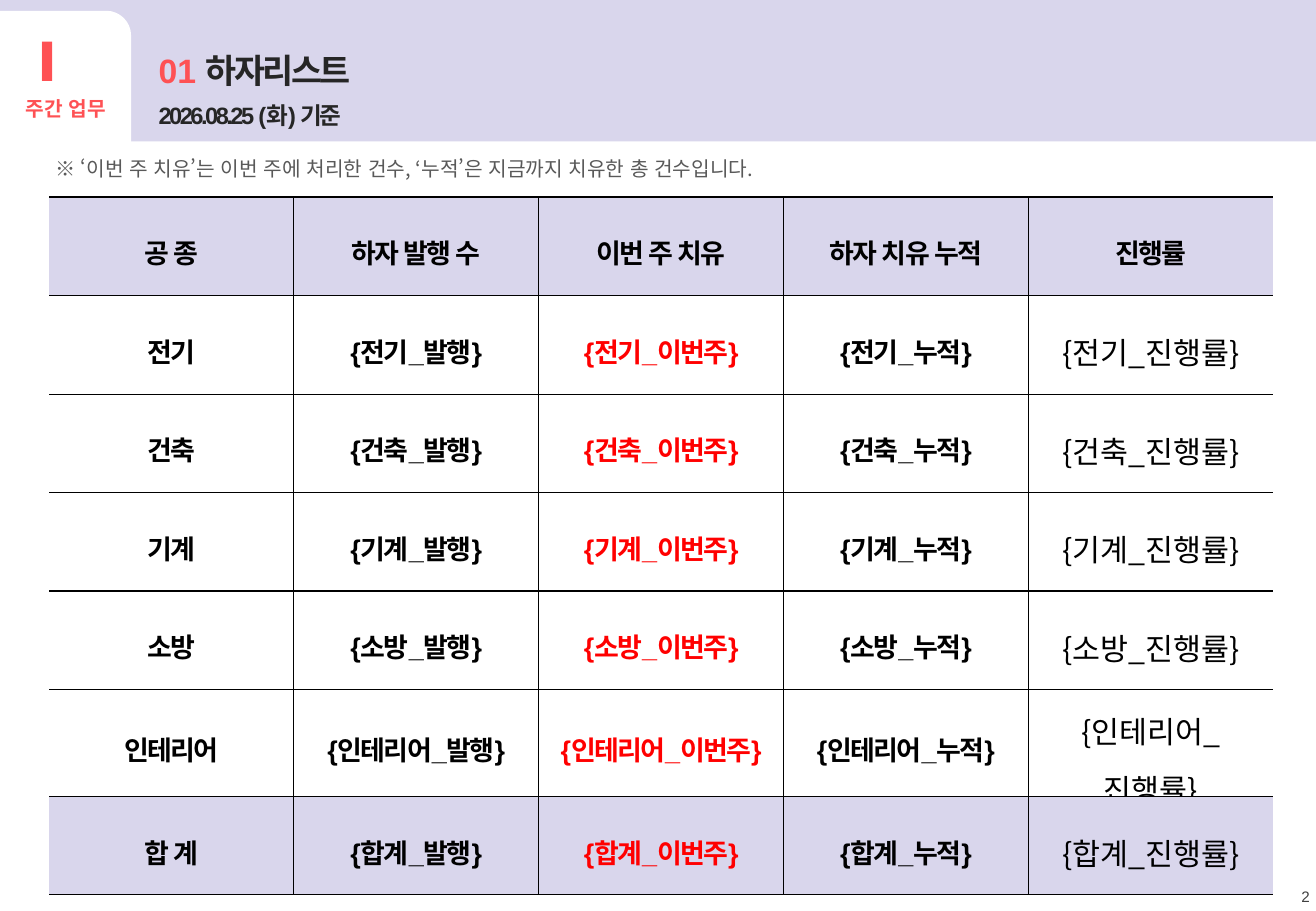
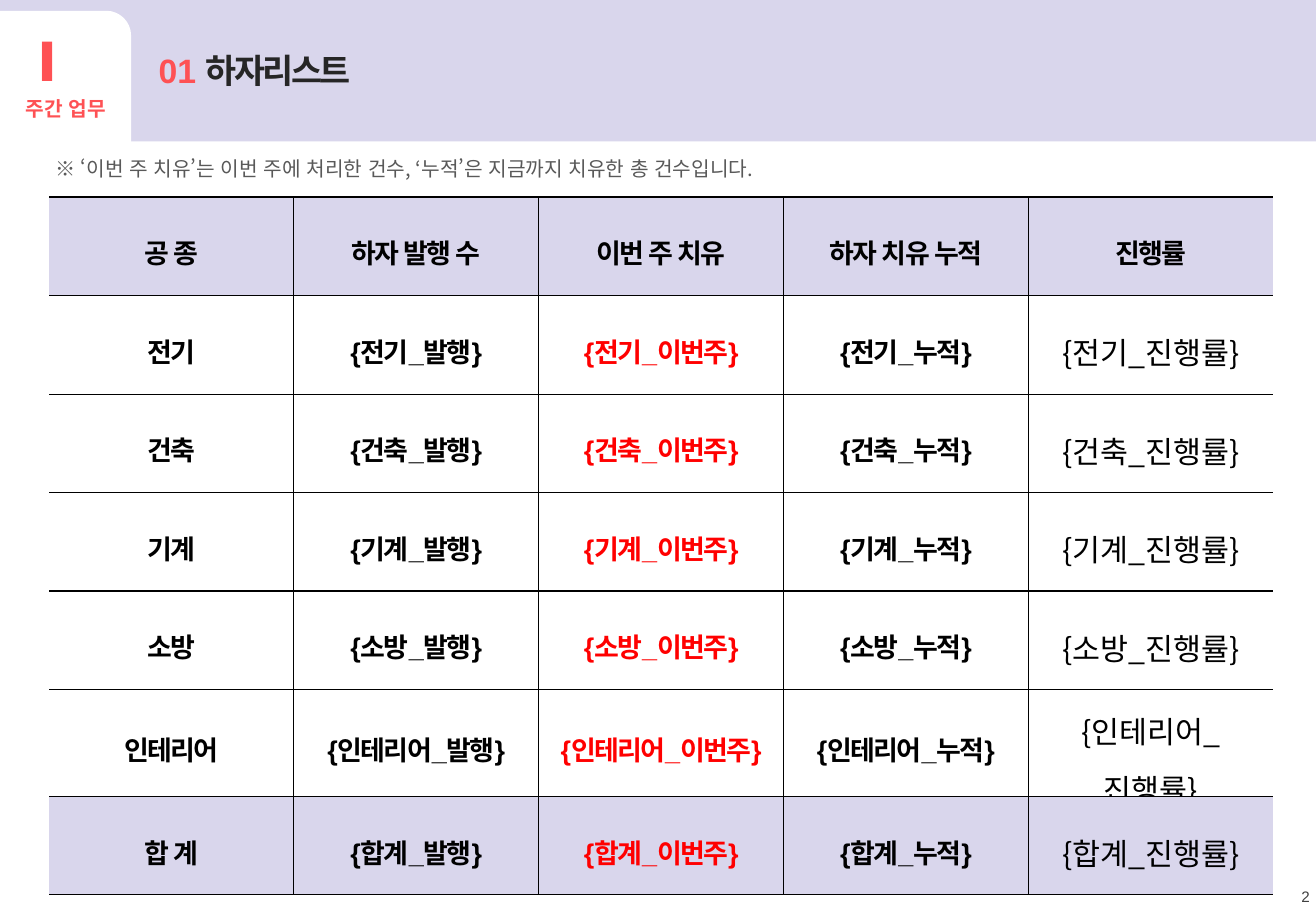
Before and after one commit to myunggom/samkoo-report, a slide deck: slide 2 of report/public/templates/weekly.pptx. Drawn at 1316x911 pixels with LibreOffice and Linux fonts; fonts in the diff are those of the drawing. Boxes give left, top, right and bottom in pixels: in the first picture for what was removed or moved away, otherwise in the second. Text is boxed around its words. In the diff, an @@ line names an element or a change of style, - is before the commit and + after.

```diff
--- a/report/public/templates/weekly.pptx
+++ b/report/public/templates/weekly.pptx
@@ text removed at (159, 104, 341, 129) @@
-2026.08.25 (화) 기준
```
Also in this commit, not shown: 2 other files.
